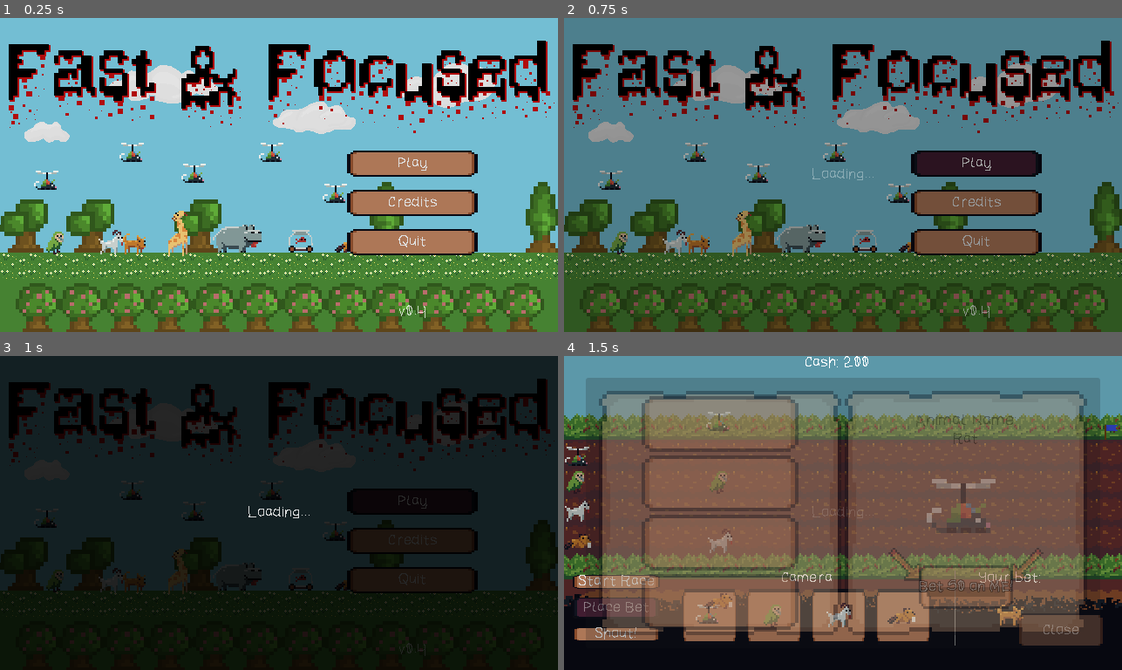
Above: before the commit, frames 1-4 (two rows, left to right).
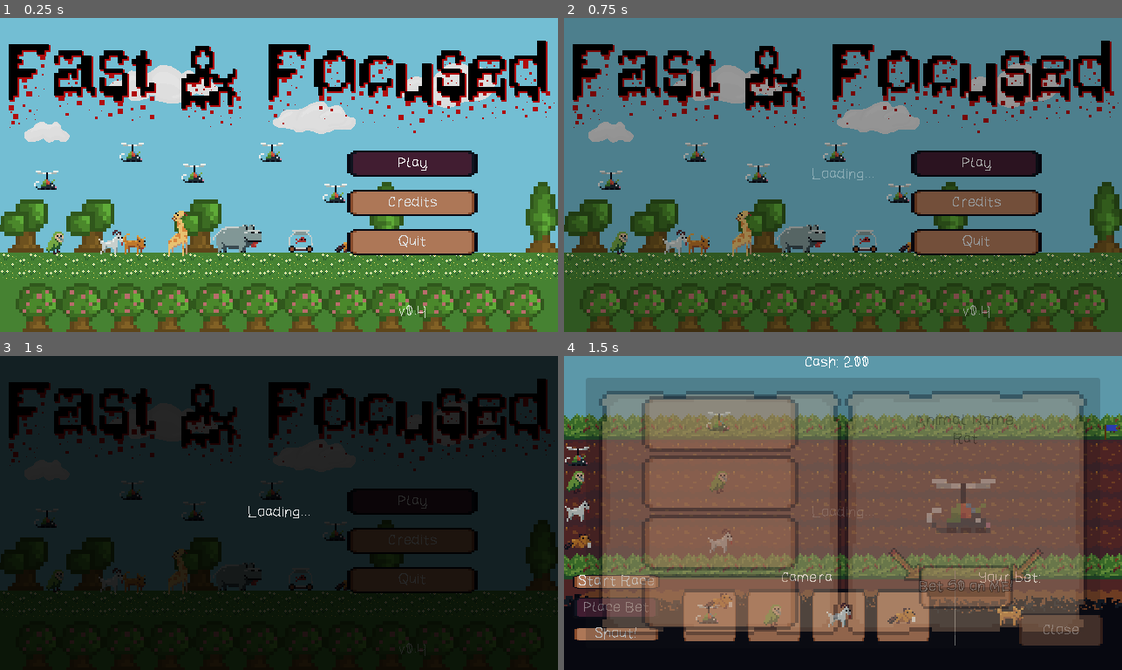
Above: after the commit, the same moments.

Repository: jame581/FastAndFocused
Game: Godot game, scene res://maps/main_menu.tscn
The game is run twice, just before and just after one commit, with the same random seed, the same clock (stepped at 60 frames per second) and the same inputs.
Inputs:
- Up to frame 1 (0.25 s): no input
- Up to frame 2 (0.75 s): click "Play" at 0.5 s
- Up to frame 3 (1 s): no input
- Up to frame 4 (1.5 s): click "Place Bet" at 1.25 s

The runs differ from the first frame. In frame 1, 1.5% of the frame differs, in the area x 62-85%, y 42-50%; in frame 2, nothing differs; in frame 3, nothing differs; in frame 4, nothing differs.

Commit message:
Fix focus navigation for main menu buttons and update credits UI resource reference

Diff:
--- a/source/maps/main_menu.tscn
+++ b/source/maps/main_menu.tscn
@@ -66,16 +66,26 @@
 [node name="StartButton" type="Button" parent="MarginContainer/VBoxContainer/HBoxContainer/RightVBoxContainer/MainMenuButtons"]
 custom_minimum_size = Vector2(150, 30)
 layout_mode = 2
+focus_neighbor_bottom = NodePath("../CreditsButton")
+focus_next = NodePath("../CreditsButton")
+focus_previous = NodePath("../ExitButton")
 text = "Play"
 
 [node name="CreditsButton" type="Button" parent="MarginContainer/VBoxContainer/HBoxContainer/RightVBoxContainer/MainMenuButtons"]
 custom_minimum_size = Vector2(150, 30)
 layout_mode = 2
+focus_neighbor_top = NodePath("../StartButton")
+focus_neighbor_bottom = NodePath("../ExitButton")
+focus_next = NodePath("../ExitButton")
+focus_previous = NodePath("../StartButton")
 text = "Credits"
 
 [node name="ExitButton" type="Button" parent="MarginContainer/VBoxContainer/HBoxContainer/RightVBoxContainer/MainMenuButtons"]
 custom_minimum_size = Vector2(150, 30)
 layout_mode = 2
+focus_neighbor_top = NodePath("../CreditsButton")
+focus_next = NodePath("../StartButton")
+focus_previous = NodePath("../CreditsButton")
 text = "Quit"
 
 [node name="VersionLabel" type="Label" parent="MarginContainer/VBoxContainer/HBoxContainer/RightVBoxContainer"]
--- a/source/project.godot
+++ b/source/project.godot
@@ -39,6 +39,20 @@
 
 [input]
 
+ui_accept={
+"deadzone": 0.5,
+"events": [Object(InputEventKey,"resource_local_to_scene":false,"resource_name":"","device":0,"window_id":0,"alt_pressed":false,"shift_pressed":false,"ctrl_pressed":false,"meta_pressed":false,"pressed":false,"keycode":4194309,"physical_keycode":0,"key_label":0,"unicode":0,"location":0,"echo":false,"script":null)
+, Object(InputEventKey,"resource_local_to_scene":false,"resource_name":"","device":0,"window_id":0,"alt_pressed":false,"shift_pressed":false,"ctrl_pressed":false,"meta_pressed":false,"pressed":false,"keycode":4194310,"physical_keycode":0,"key_label":0,"unicode":0,"location":0,"echo":false,"script":null)
+, Object(InputEventKey,"resource_local_to_scene":false,"resource_name":"","device":0,"window_id":0,"alt_pressed":false,"shift_pressed":false,"ctrl_pressed":false,"meta_pressed":false,"pressed":false,"keycode":32,"physical_keycode":0,"key_label":0,"unicode":32,"location":0,"echo":false,"script":null)
+, Object(InputEventJoypadButton,"resource_local_to_scene":false,"resource_name":"","device":-1,"button_index":0,"pressure":0.0,"pressed":true,"script":null)
+]
+}
+ui_cancel={
+"deadzone": 0.5,
+"events": [Object(InputEventKey,"resource_local_to_scene":false,"resource_name":"","device":0,"window_id":0,"alt_pressed":false,"shift_pressed":false,"ctrl_pressed":false,"meta_pressed":false,"pressed":false,"keycode":4194305,"physical_keycode":0,"key_label":0,"unicode":0,"location":0,"echo":false,"script":null)
+, Object(InputEventJoypadButton,"resource_local_to_scene":false,"resource_name":"","device":-1,"button_index":1,"pressure":0.0,"pressed":true,"script":null)
+]
+}
 shout={
 "deadzone": 0.2,
 "events": [Object(InputEventKey,"resource_local_to_scene":false,"resource_name":"","device":-1,"window_id":0,"alt_press …(191 unchanged characters)…
--- a/source/scripts/ui/main_menu.gd
+++ b/source/scripts/ui/main_menu.gd
@@ -11,6 +11,8 @@
 	start_button.pressed.connect(_on_start_button_pressed)
 	credit_button.pressed.connect(_on_credit_button_pressed)
 	exit_button.pressed.connect(_on_exit_button_pressed)
+
+	start_button.grab_focus()
 
 	credits_ui.visible = false
 
Not shown: 1 places in source/maps/main_menu.tscn that only renumber resources
